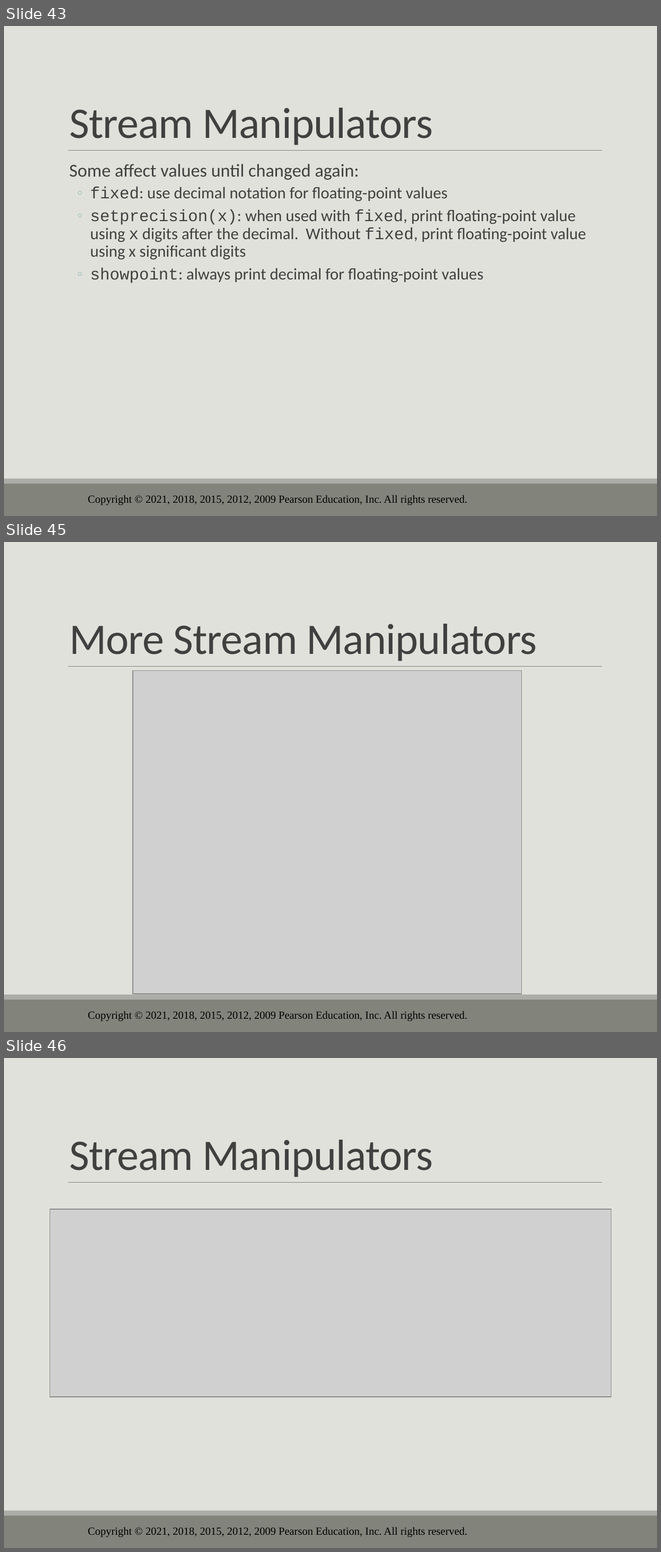
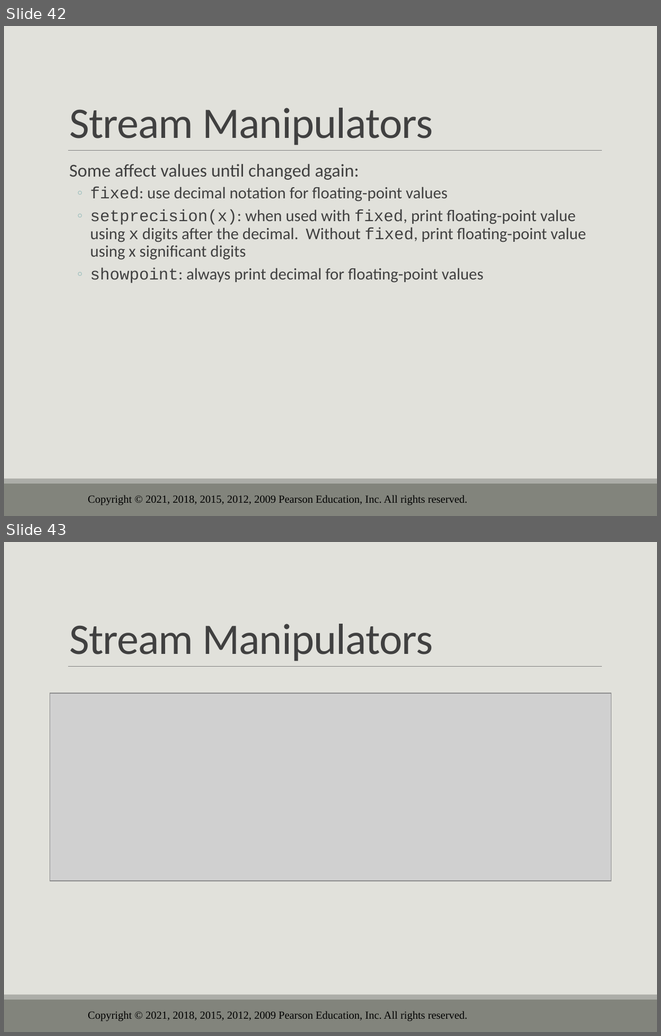
Before and after one commit to drolsonmi/eng1400, a slide deck: 1400_03_Expressions and Interactivity.pptx. Shown one above the other, each under a label of ours: slides 43, 45 and 46 before the commit, slides 42 and 43 after it; the slides between them are not shown. The pictures are 661x1552 and 661x1036 pixels, drawn with LibreOffice and Linux fonts; fonts in the diff are those of the drawing; grey boxes stand for pictures; background and template pictures are left out. Boxes give left, top, right and bottom in pixels: in the first picture for what was removed or moved away, otherwise in the second. Text is boxed around its words. In the diff, an @@ line names an element or a change of style, - is before the commit and + after.

```diff
--- a/1400_03_Expressions and Interactivity.pptx
+++ b/1400_03_Expressions and Interactivity.pptx
@@ slide 45 removed at <box>4,542,657,1032</box>, background #E1E1DB; not listed: 4 template elements that a slide beside it also shows @@
@@ title removed at <box>69,624,537,661</box> @@
-More Stream Manipulators
@@ picture removed at <box>133,671,521,993</box> @@
@@ what was slide 43 is now slide 42 @@
@@ what was slide 46 is now slide 43 @@
```
Also in this commit, not shown: 8 slides changed, 1 slide added, 5 other slides removed, 5 other files.
